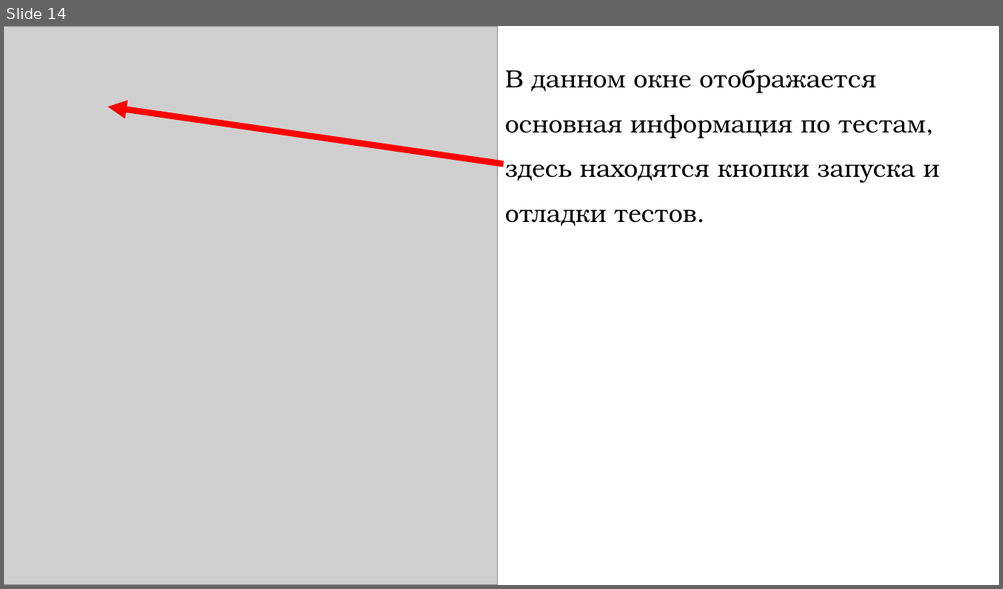
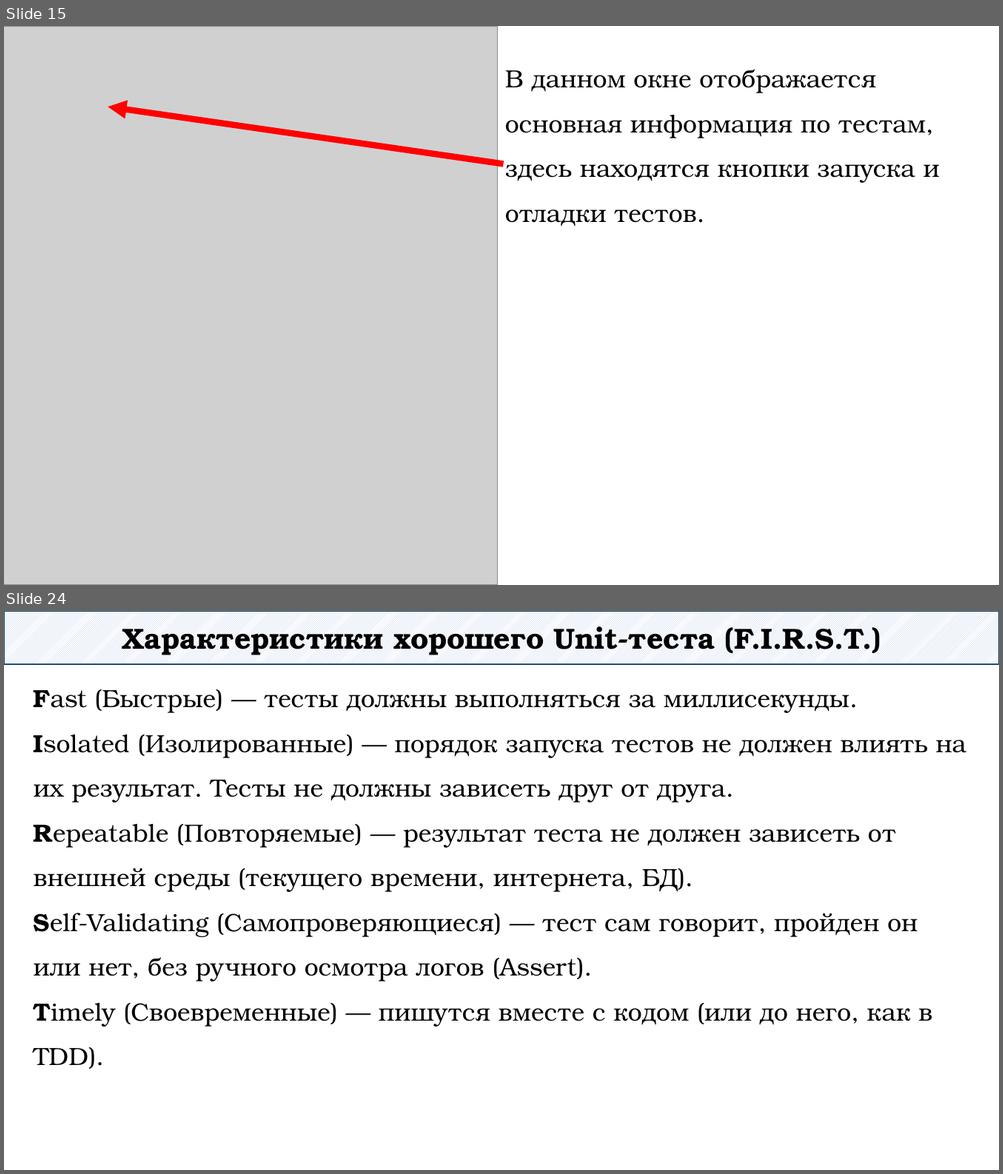
Before and after one commit to DaniilKlyukin/OOP-4, a slide deck: Лекции/ООП 1 лек 3.pptx. Shown one above the other, each under a label of ours: slide 14 before the commit, slides 15 and 24 after it; the slides between them are not shown. The pictures are 1003x589 and 1003x1174 pixels, drawn with LibreOffice and Linux fonts; fonts in the diff are those of the drawing; grey boxes stand for pictures. Boxes give left, top, right and bottom in pixels: in the first picture for what was removed or moved away, otherwise in the second. Text is boxed around its words. In the diff, an @@ line names an element or a change of style, - is before the commit and + after.

```diff
--- a/Лекции/ООП 1 лек 3.pptx
+++ b/Лекции/ООП 1 лек 3.pptx
@@ slide 24 added at [4,611,999,1170], background #FFFFFF @@
@@ rectangle added at [4,611,999,665], fill pattern #B4C7E7 on #FFFFFF, outline #1F4E79 1.25 pt, 28 pt, text #000000, bold @@
+Характеристики хорошего Unit-теста (F.I.R.S.T.)
@@ text added at [34,690,967,1069], 24 pt, text #000000 @@
+Fast (Быстрые) — тесты должны выполняться за миллисекунды.
+Isolated (Изолированные) — порядок запуска тестов не должен влиять на их результат. Тесты не должны зависеть друг от друга.
+Repeatable (Повторяемые) — результат теста не должен зависеть от внешней среды (текущего времени, интернета, БД).
+Self-Validating (Самопроверяющиеся) — тест сам говорит, пройден он или нет, без ручного осмотра логов (Assert).
+Timely (Своевременные) — пишутся вместе с кодом (или до него, как в TDD).
@@ what was slide 14 is now slide 15 @@
```
Also in this commit, not shown: 6 slides changed, 29 other slides added, 15 slides removed.
